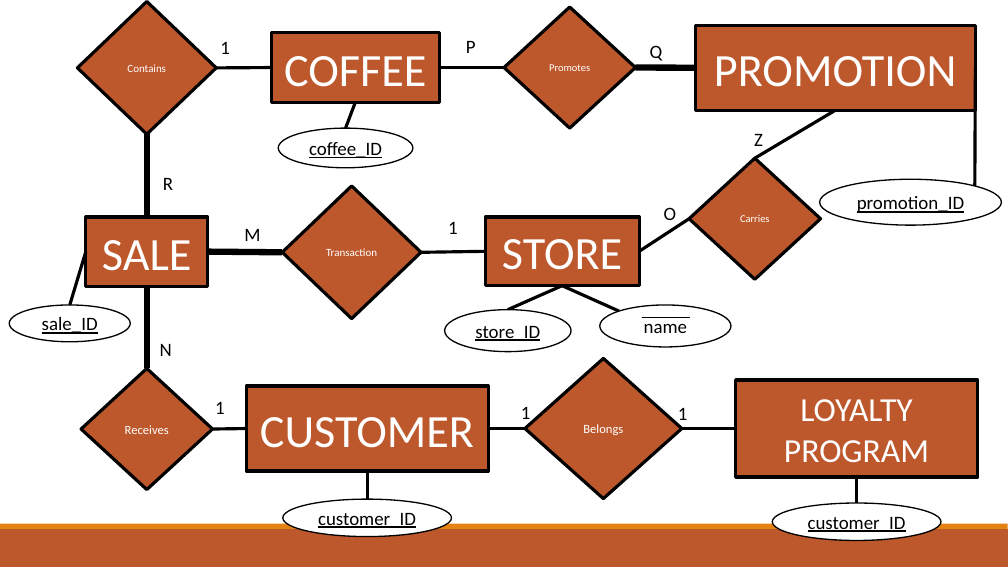
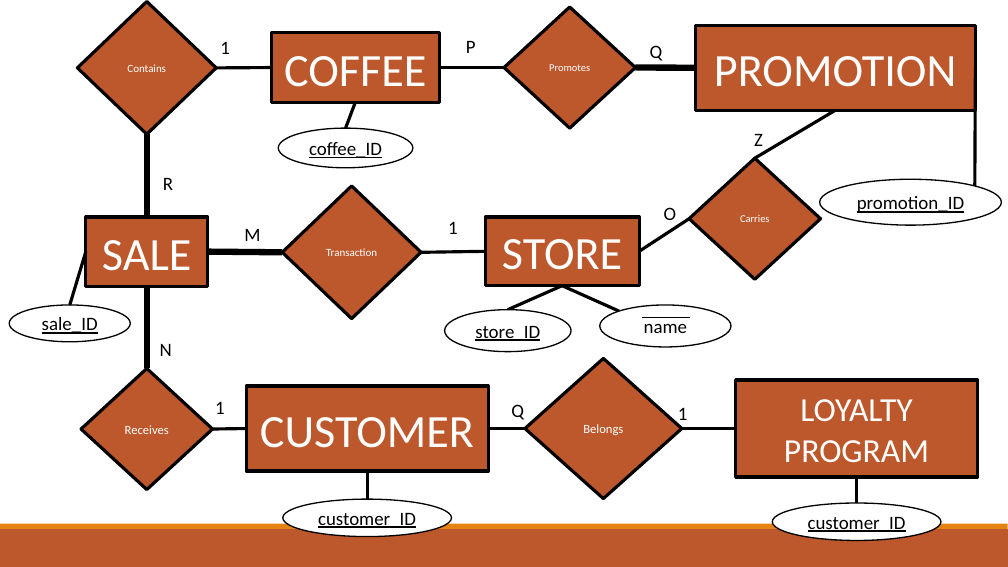
Before and after one commit to cnecciai/BoutiqueCoffee, a slide deck: slide 2 of Phase I/ER Model.pptx. Drawn at 1008x567 pixels with LibreOffice and Linux fonts; fonts in the diff are those of the drawing. Boxes give left, top, right and bottom in pixels: in the first picture for what was removed or moved away, otherwise in the second. Text is boxed around its words. In the diff, an @@ line names an element or a change of style, - is before the commit and + after.

```diff
--- a/Phase I/ER Model.pptx
+++ b/Phase I/ER Model.pptx
@@ text at (x1=511, y1=404, x2=524, y2=420): text changed @@
-1
+Q
```
Also in this commit, not shown: 1 other slide changed, 3 other files.
